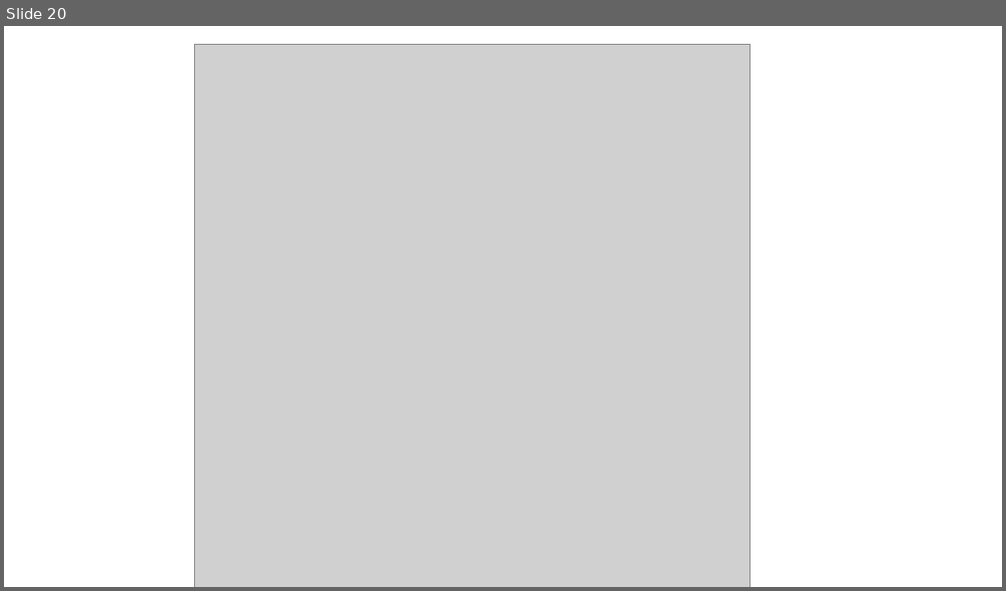
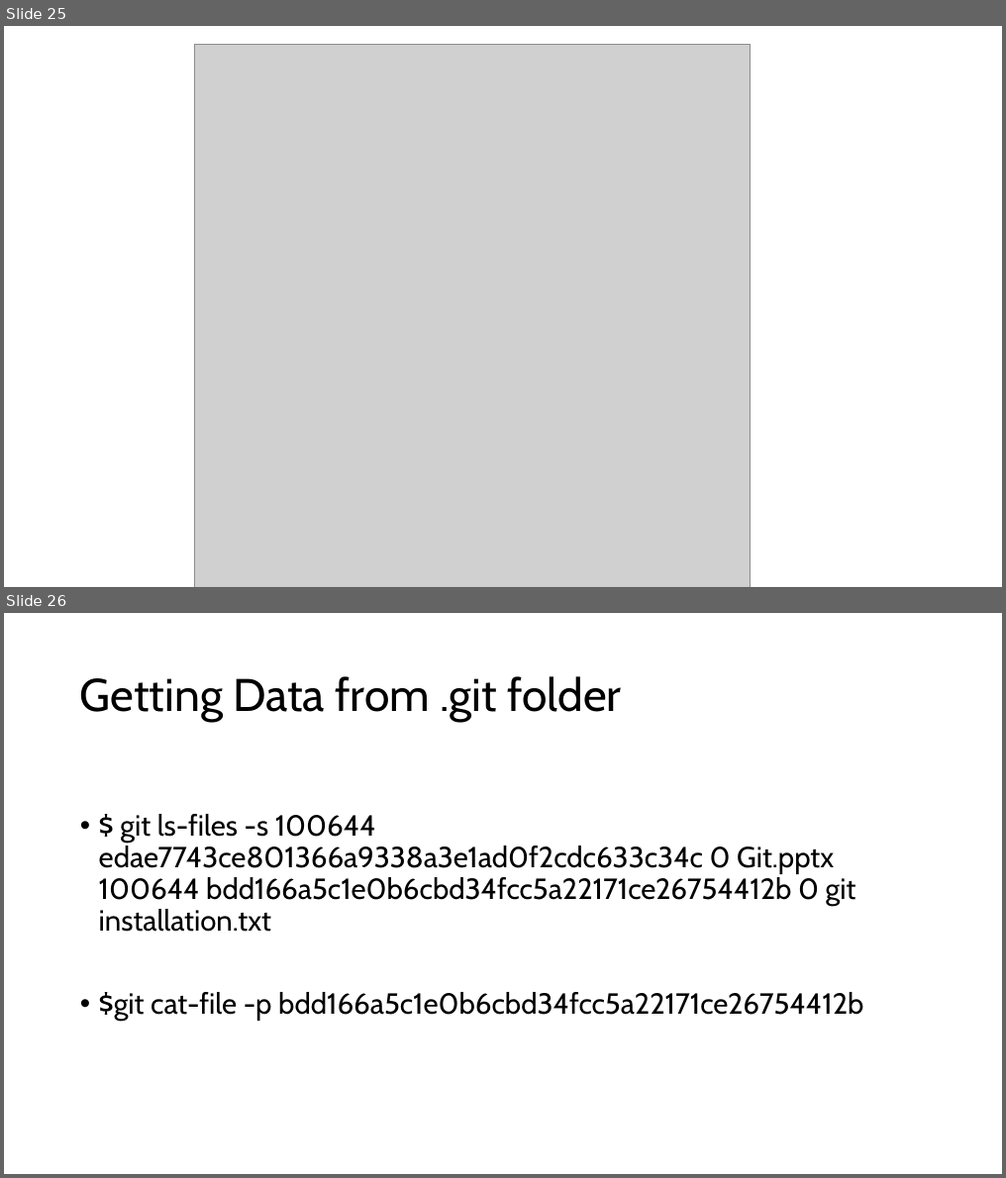
Before and after one commit to praneethcheraku-collab/DevOps, a slide deck: Git.pptx. Shown one above the other, each under a label of ours: slide 20 before the commit, slides 25 and 26 after it. The pictures are 1006x591 and 1006x1178 pixels, drawn with LibreOffice and Linux fonts; fonts in the diff are those of the drawing; grey boxes stand for pictures. Boxes give left, top, right and bottom in pixels: in the first picture for what was removed or moved away, otherwise in the second. Text is boxed around its words. In the diff, an @@ line names an element or a change of style, - is before the commit and + after.

```diff
--- a/Git.pptx
+++ b/Git.pptx
@@ slide 26 added at bbox=[4, 613, 1002, 1174], background #FFFFFF @@
@@ title added at bbox=[80, 676, 622, 722], 44 pt, text #000000 @@
+Getting Data from .git folder
@@ text added at bbox=[99, 814, 863, 1021], 28 pt, text #000000 @@
+• $ git ls-files -s 100644 edae7743ce801366a9338a3e1ad0f2cdc633c34c 0 Git.pptx 100644 bdd166a5c1e0b6cbd34fcc5a22171ce26754412b 0 git installation.txt
+• $git cat-file -p bdd166a5c1e0b6cbd34fcc5a22171ce26754412b
@@ what was slide 20 is now slide 25 @@
```
Also in this commit, not shown: 19 slides changed, 6 other slides added, 1 slide removed.
